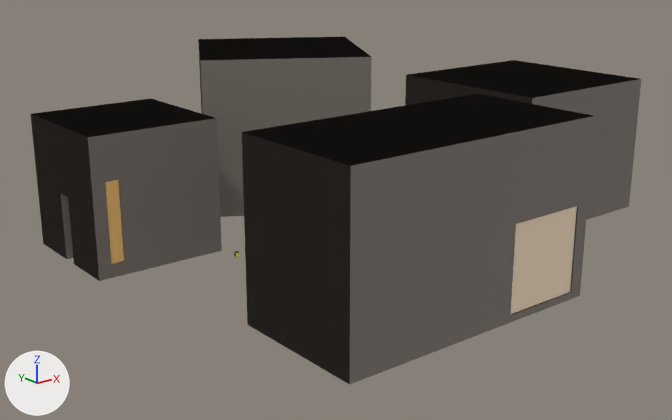
The glTF model src/assets/courtyard-cluster.glb, before and after one commit.
Both versions are drawn from a camera (50 mm lens) standing at (-13.65, -16.21, 7.36) and looking at (0.03, 0.9, 0.52). Lighting does not change. The marker at lower left points along +X, +Y and +Z. The first picture is the older version. Where no turn or scale is listed for an object, it has been applied to the vertices.

The older version as bpy lines, for what is in view:
```python
me_mesh_0 = bpy.data.meshes.new('Mesh_0')
me_mesh_0.from_pydata(...)  # 151 vertices, 334 faces; spans x -6.03..7.39, y -5.51..7.46, z 0.0..4.04
me_mesh_0.materials.append(mat_91cf342e_a466_44e9_a307_ed1e3bdfd2cd)  # grey #827972
me_mesh_1 = bpy.data.meshes.new('Mesh_1')
me_mesh_1.from_pydata(...)  # 104 vertices, 156 faces; spans x -5.72..7.36, y -5.49..6.91, z 0.0..2.29
me_mesh_1.materials.append(mat_skp_vertex_colors)
ob_mesh_0 = bpy.data.objects.new('mesh-0', me_mesh_0)
ob_mesh_0.location = (0.0, 0.0, 0.0)
ob_mesh_1 = bpy.data.objects.new('mesh-1', me_mesh_1)
ob_mesh_1.location = (0.0, 0.0, 0.0)
```
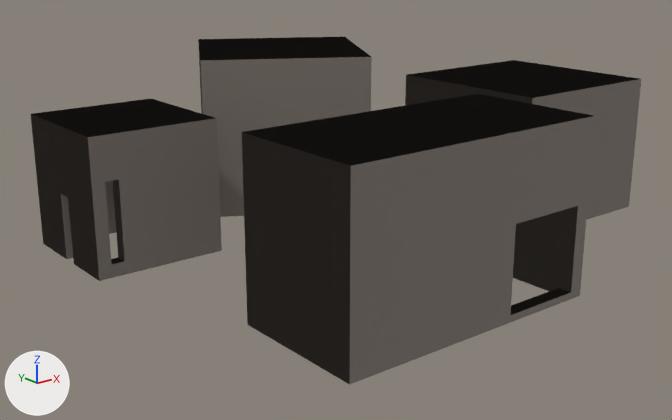
Pixel boxes [x1, y1, x2, y2] of what changed, in the pictures (672 x 420 px):
'mesh-1', deleted (mostly hidden): before [105, 180, 577, 314]

What changed in the scene script:
```text
Remove ob_mesh_1:
    ob_mesh_1 = bpy.data.objects.new('mesh-1', me_mesh_1)
    ob_mesh_1.location = (0.0, 0.0, 0.0)
```
